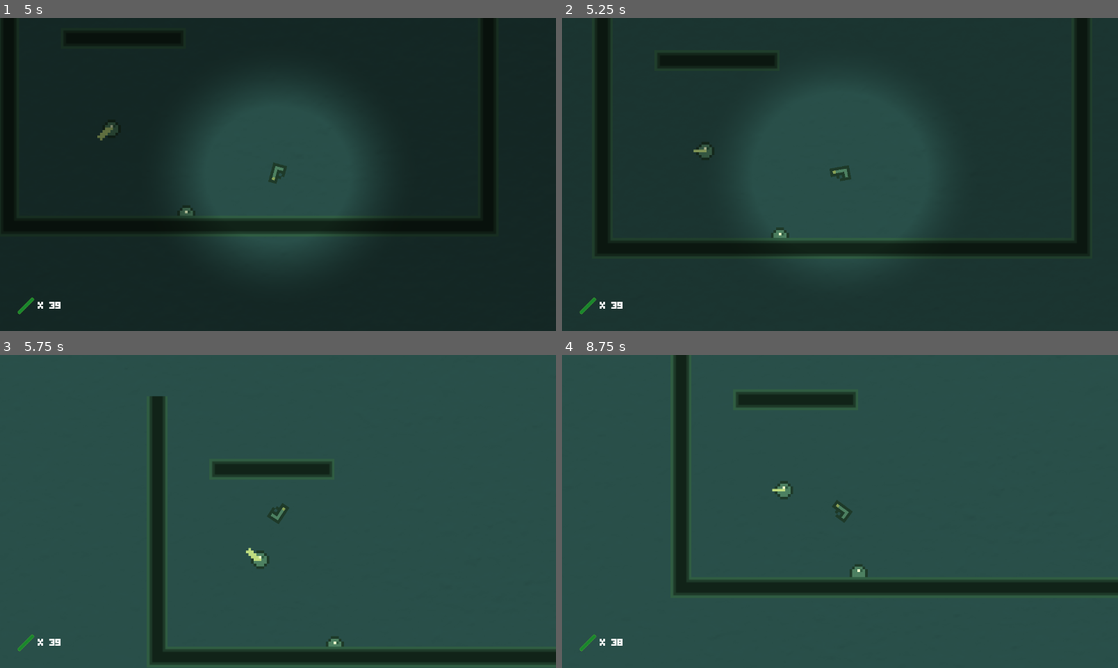
Above: before the commit, frames 1-4 (two rows, left to right).
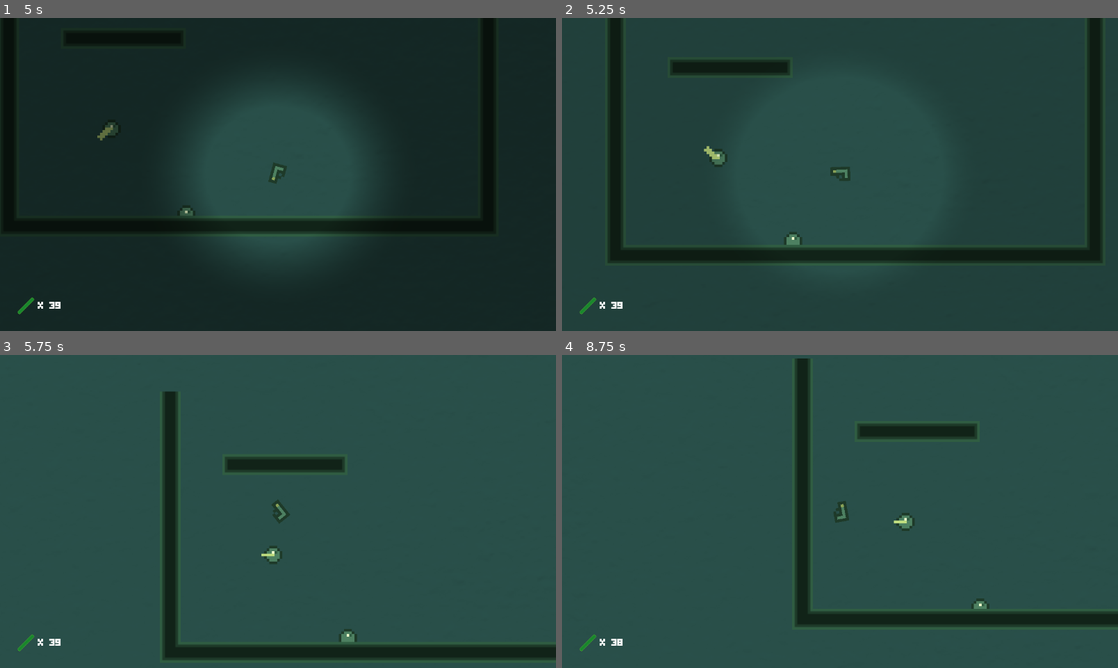
Above: after the commit, the same moments.

Repository: 20akshay00/GMTK2023
Game: Godot game, scene res://menu.tscn
The game is run twice, just before and just after one commit, with the same random seed, the same clock (stepped at 60 frames per second) and the same inputs.
Inputs:
- Up to frame 1 (5 s): click "Play" at 0.5 s; hold A (rotate_ccw) 1.28-2.03 s; tap W (hop) at 1.52, 2.27, 3.77, 4.52 s; tap D (rotate_cw) at 1.55, 2.1, 3.05, 3.6 s; tap A (rotate_ccw) at 2.3, 3.8 s; hold A (rotate_ccw) 2.78-3.53 s; hold D (rotate_cw) from 4.28 s (still down); tap S (shoot) at 4.35 s
- Up to frame 2 (5.25 s): release D (rotate_cw) at 5.03 s; tap A (rotate_ccw) at 5.1 s
- Up to frame 3 (5.75 s): tap W (hop) at 5.27 s
- Up to frame 4 (8.75 s): hold D (rotate_cw) 5.78-6.53 s; tap A (rotate_ccw) at 6.6, 8.3 s; tap W (hop) at 6.77, 7.52, 8.27 s; hold D (rotate_cw) 7.28-8.03 s; tap S (shoot) at 8.1 s

Frame 1 is identical in both runs. In frame 2, 11% of the frame differs, in the area x 5-97%, y 0-80%; in frame 3, 7.4%; in frame 4, 13%, in the area x 20-100%, y 0-87%.

Commit message:
add timer

Diff:
--- a/gun.gd
+++ b/gun.gd
@@ -9,10 +9,15 @@
 @export var max_angular_velocity : float = 10.
 @export var max_num_hops : int = 3
 
+@export var slow_motion_limit : float = 1.
+@export var slow_motion_cooldown : float = 0.2
+
 @export var audio_speed_high : float = 1.
 @export var audio_speed_low : float = 0.8
 
 @onready var bullet = $Bullet
+@onready var smtimer = $SlowMotion
+@onready var smctimer = $SlowMotionCooldown
 
 var can_slowmo = true
 var can_shoot = true
@@ -46,22 +51,29 @@
 		apply_central_impulse(Vector2.UP * hop_strength)
 		num_hops -= 1
 
-	if (Input.is_action_just_pressed("rotate_ccw") or Input.is_action_just_pressed("rotate_cw")) and not is_touching:
+	if (Input.is_action_just_pressed("rotate_ccw") or Input.is_action_just_pressed("rotate_cw")) and can_slowmo and not is_touching:
 		start_slowmo()
-	elif Input.is_action_just_released("rotate_ccw") or Input.is_action_just_released("rotate_cw"):
+	elif (Input.is_action_just_released("rotate_ccw") or Input.is_action_just_released("rotate_cw")) and Engine.time_scale == 0.2:
 		end_slowmo()
+		smtimer.stop()
+
+	print(smctimer.time_left)
 
 func start_slowmo() -> void:
 	Engine.time_scale = 0.2
 	rotation_strength = rotation_strength_low
 	$Camera2D/SlowMoCanvas.slowmo_effect(0.15, 0.5)
 	AudioServer.playback_speed_scale = audio_speed_low
+	smtimer.start(slow_motion_limit)
 
 func end_slowmo() -> void:
 	Engine.time_scale = 1.0
 	rotation_strength = rotation_strength_high
 	$Camera2D/SlowMoCanvas.slowmo_effect(0.3, 1.)
 	AudioServer.playback_speed_scale = audio_speed_high
+
+	can_slowmo = false
+	smctimer.start(slow_motion_cooldown)
 
 func _on_body_entered(body: Node) -> void:
 	is_touching = true
@@ -72,3 +84,9 @@
 
 func _on_shoot_timer_timeout() -> void:
 	can_shoot = true
+
+func _on_slow_motion_timeout() -> void:
+	end_slowmo()
+
+func _on_slow_motion_cooldown_timeout() -> void:
+	can_slowmo = true
--- a/gun.tscn
+++ b/gun.tscn
@@ -10,6 +10,7 @@
 max_contacts_reported = 3
 contact_monitor = true
 script = ExtResource("1_bo3j0")
+slow_motion_cooldown = 0.3
 
 [node name="Sprite2D" type="Sprite2D" parent="."]
 texture_filter = 1
@@ -37,6 +38,14 @@
 [node name="HitSFX" type="AudioStreamPlayer" parent="."]
 stream = ExtResource("5_0etrk")
 
+[node name="SlowMotion" type="Timer" parent="."]
+one_shot = true
+
+[node name="SlowMotionCooldown" type="Timer" parent="."]
+one_shot = true
+
 [connection signal="body_entered" from="." to="." method="_on_body_entered"]
 [connection signal="body_exited" from="." to="." method="_on_body_exited"]
 [connection signal="timeout" from="ShootTimer" to="." method="_on_shoot_timer_timeout"]
+[connection signal="timeout" from="SlowMotion" to="." method="_on_slow_motion_timeout"]
+[connection signal="timeout" from="SlowMotionCooldown" to="." method="_on_slow_motion_cooldown_timeout"]
--- a/level.gd
+++ b/level.gd
@@ -5,7 +5,6 @@
 	$BackgroundMusic.play()
 	var tween = get_tree().create_tween()
 	tween.tween_property($BackgroundMusic, "volume_db", 0, 1)
-	pass # Replace with function body.
 
 # Called every frame. 'delta' is the elapsed time since the previous frame.
 func _process(_delta: float) -> void:
